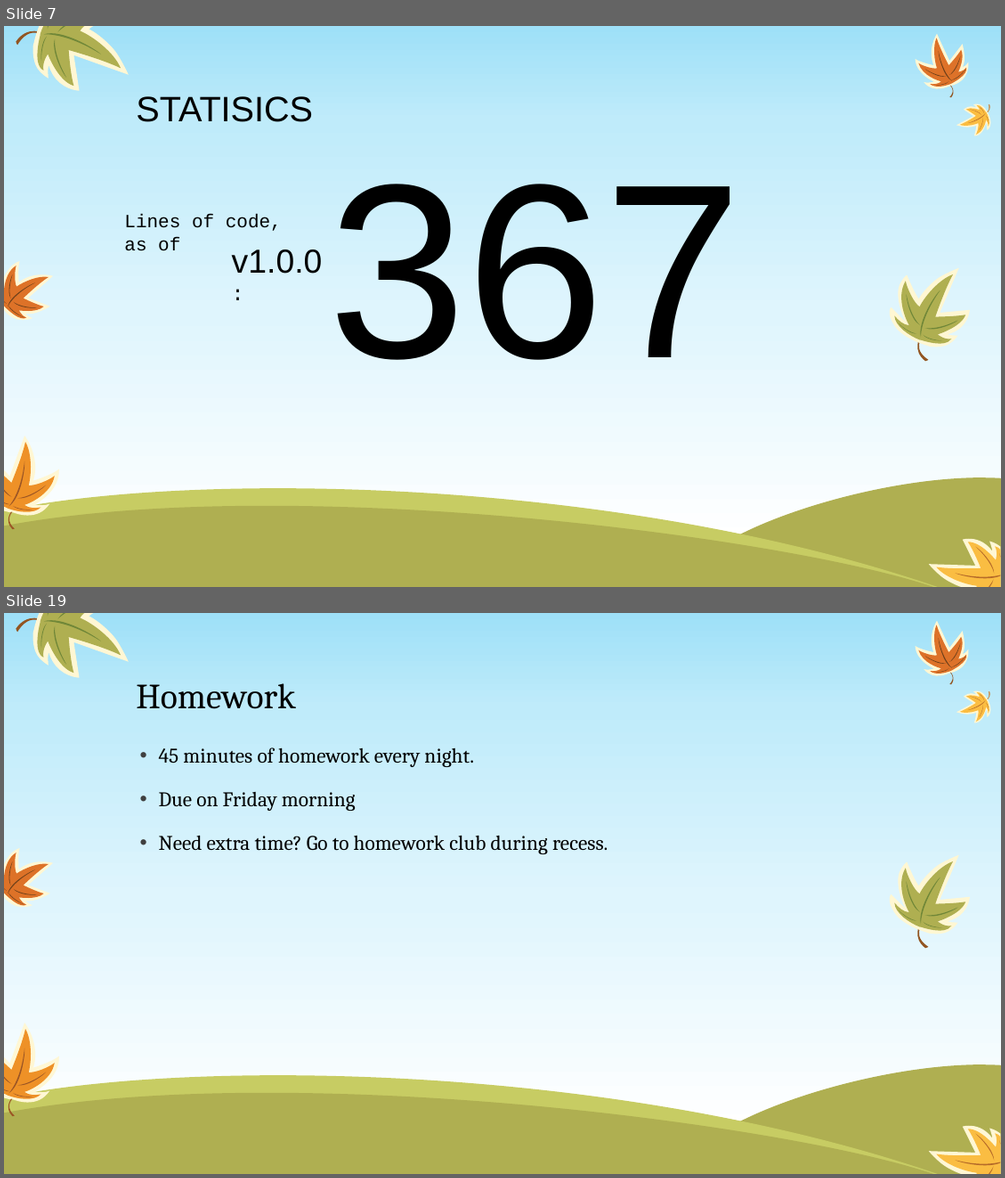
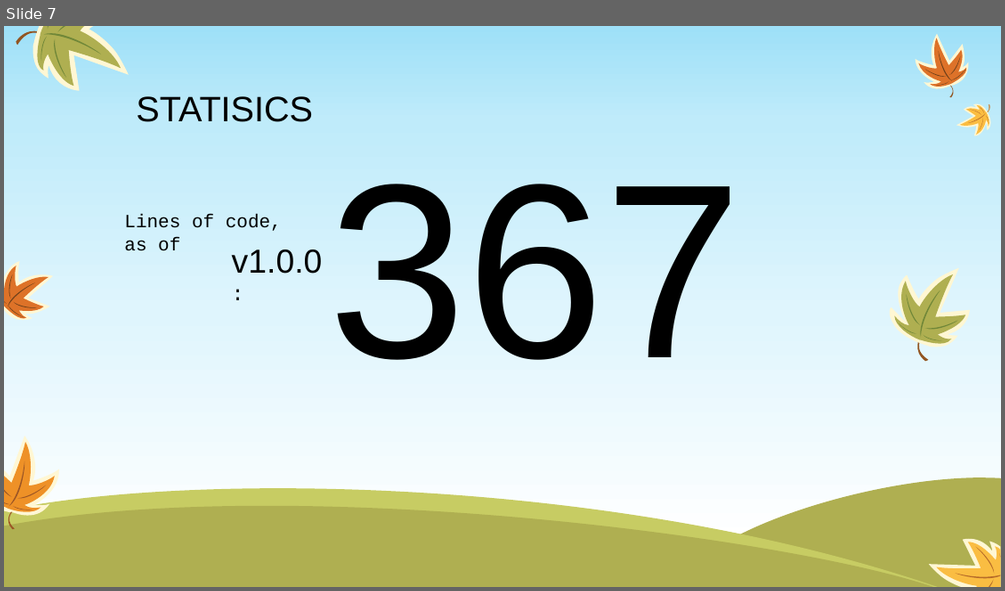
Before and after one commit to codingJWilliams/BBCInventathonNode, a slide deck: presentation/Fruit Punch.pptx. Shown one above the other, each under a label of ours: slides 7 and 19 before the commit, slide 7 after it; the slides between them are not shown. The pictures are 1005x1178 and 1005x591 pixels, drawn with LibreOffice and Linux fonts; fonts in the diff are those of the drawing. Boxes give left, top, right and bottom in pixels: in the first picture for what was removed or moved away, otherwise in the second. Text is boxed around its words. In the diff, an @@ line names an element or a change of style, - is before the commit and + after.

```diff
--- a/presentation/Fruit Punch.pptx
+++ b/presentation/Fruit Punch.pptx
@@ slide 19 removed at bbox=[4, 613, 1001, 1174], background gradient #9EE0F8 to #BFEBFA to #DFF5FD to #FFFFFF; not listed: 56 template elements that a slide beside it also shows @@
@@ title removed at bbox=[136, 683, 295, 709] @@
-Homework
@@ text removed at bbox=[159, 747, 607, 854] @@
-• 45 minutes of homework every night.
-• Due on Friday morning
-• Need extra time? Go to homework club during recess.
```
Also in this commit, not shown: 15 other slides removed.
